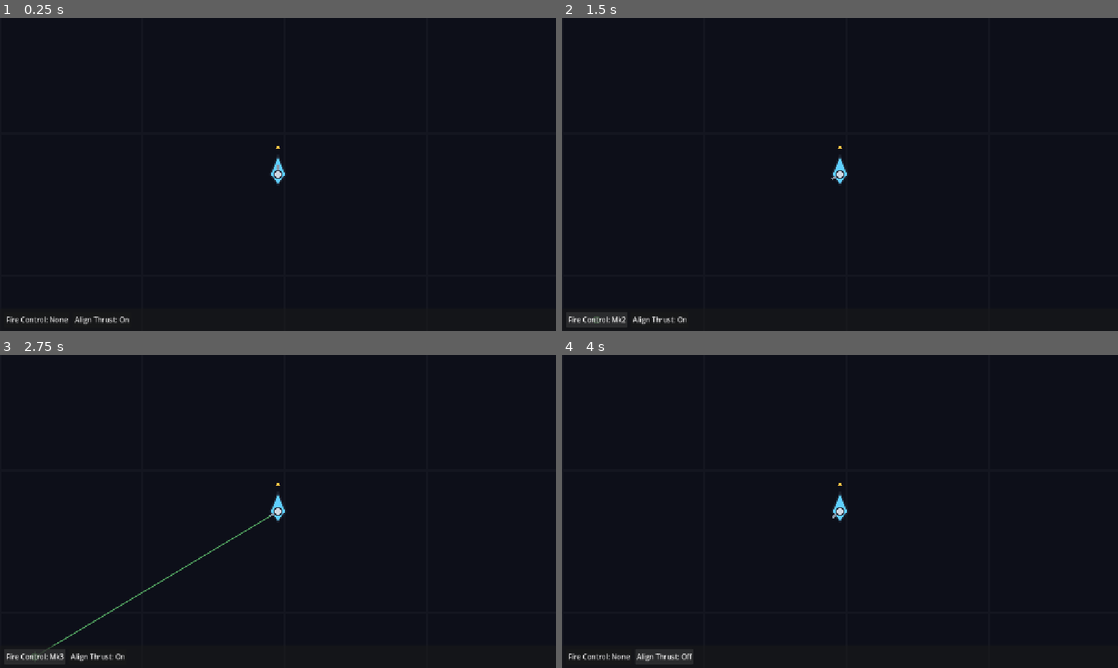
Above: before the commit, frames 1-4 (two rows, left to right).
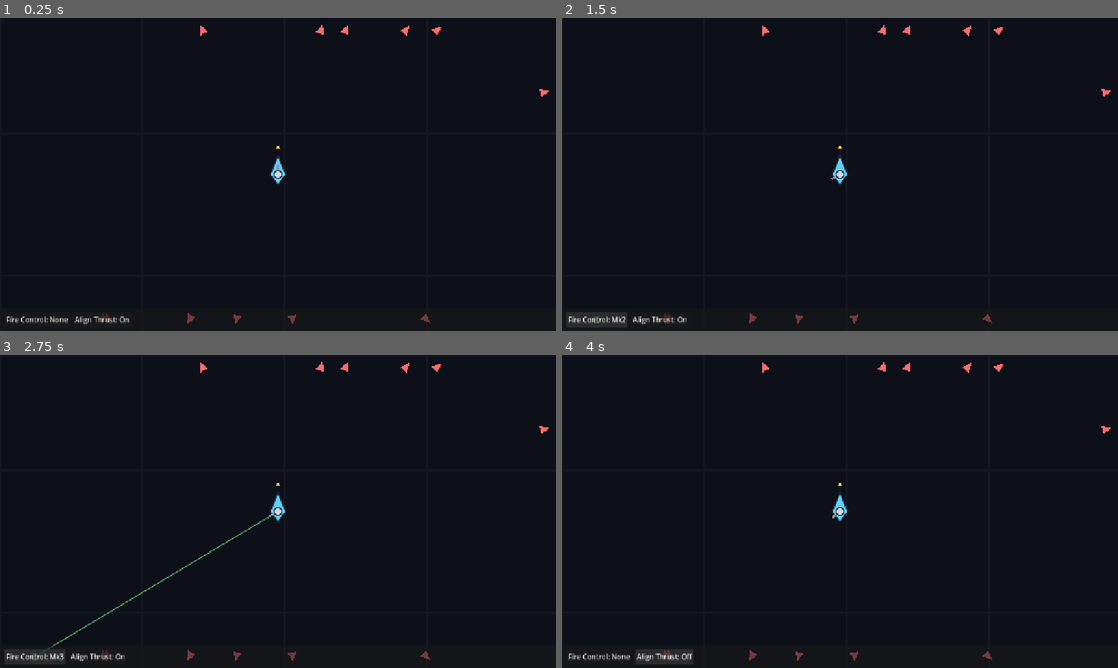
Above: after the commit, the same moments.

Repository: psyinf/seeker
Game: Godot game, scene res://scenes/main/main.tscn
Same seed, same stepped clock (60 frames per second), same inputs: the game is played once before the commit and once after it.
Inputs:
- Up to frame 1 (0.25 s): no input
- Up to frame 2 (1.5 s): click "Fire Control: None" at 0.5 s; click "Fire Control: Mk1" at 1.25 s
- Up to frame 3 (2.75 s): click "Fire Control: Mk2" at 2 s
- Up to frame 4 (4 s): click "Fire Control: Mk3" at 2.75 s; click "Align Thrust: On" at 3.5 s

The runs differ from the first frame. In frame 1, 0.3% of the frame differs, in the area x 17-99%, y 2-98%; in frame 2, 0.3%; in frame 3, 0.3%; in frame 4, 0.3%.

Commit message:
feat(hud): edge markers for off-screen targets
Add a first-class edge-marker system: EdgeMarker (styleable triangle primitive with a Shape enum) and EdgeMarkerLayer (CanvasLayer overlay that tracks a node group and pins pooled markers to the viewport border pointing at off-screen targets). Targets join the 'targets' group; the tactical combat scene gets an EdgeMarkers node.

Diff:
--- a/scenes/combat/target.tscn
+++ b/scenes/combat/target.tscn
@@ -5,7 +5,7 @@
 [sub_resource type="CircleShape2D" id="CircleShape2D_target"]
 radius = 16.0
 
-[node name="Target" type="Area2D"]
+[node name="Target" type="Area2D" groups=["targets"]]
 collision_layer = 4
 collision_mask = 0
 monitoring = false
--- /dev/null
+++ b/scenes/main/edge_marker.gd
@@ -0,0 +1,46 @@
+class_name EdgeMarker
+extends Node2D
+## A single directional marker drawn at the screen border to point at something
+## off-screen. It is the reusable visual primitive of the edge-marker system:
+## style it with `color`/`marker_size`, pick a `shape`, and rotate it so its tip
+## points outward (it draws pointing along local +X). More shapes get added to
+## `Shape` as new marker kinds appear — callers stay unchanged.
+
+## The silhouette this marker draws. Triangle is the only one for now; add new
+## entries here (and a branch in `_draw`) for future marker kinds.
+enum Shape { TRIANGLE }
+
+## Which silhouette to draw.
+@export var shape: Shape = Shape.TRIANGLE:
+	set(value):
+		shape = value
+		queue_redraw()
+
+## Fill color of the marker.
+@export var color: Color = Color("ff6b6b"):
+	set(value):
+		color = value
+		queue_redraw()
+
+## Half-extent of the marker in pixels (tip distance from its origin).
+@export var marker_size: float = 14.0:
+	set(value):
+		marker_size = value
+		queue_redraw()
+
+
+func _draw() -> void:
+	match shape:
+		Shape.TRIANGLE:
+			_draw_triangle()
+
+
+func _draw_triangle() -> void:
+	var s := marker_size
+	# Apex points along +X so rotating the node aims the marker outward.
+	var points := PackedVector2Array([
+		Vector2(s, 0.0),
+		Vector2(-s * 0.6, -s * 0.7),
+		Vector2(-s * 0.6, s * 0.7),
+	])
+	draw_colored_polygon(points, color)
--- /dev/null
+++ b/scenes/main/edge_marker_layer.gd
@@ -0,0 +1,92 @@
+class_name EdgeMarkerLayer
+extends CanvasLayer
+## Screen-space overlay that pins directional markers to the viewport border,
+## one per off-screen node in a tracked group, pointing where that node lies.
+##
+## This is the entry point of the edge-marker system: it reads the world (via a
+## group, so it stays decoupled from whoever spawns the tracked nodes), converts
+## each node to screen space through the camera, and drives a pool of reusable
+## `EdgeMarker` primitives. To visualize another kind of thing, drop in a second
+## layer pointed at a different group/color — no code changes needed.
+
+## Nodes in this group get an edge marker while off-screen. Empty tracks nothing.
+@export var target_group: StringName = &"targets"
+## Fill color applied to every marker this layer spawns.
+@export var marker_color: Color = Color("ff6b6b")
+## Silhouette every marker this layer spawns uses.
+@export var marker_shape: EdgeMarker.Shape = EdgeMarker.Shape.TRIANGLE
+## Size passed to each marker, in pixels.
+@export var marker_size: float = 14.0
+## Inset from the viewport edge, in pixels, so markers are not clipped.
+@export var margin: float = 28.0
+## Only mark nodes within this world distance from the view center; 0 disables
+## the range check and marks every off-screen node in the group.
+@export var max_distance: float = 2200.0
+
+## Reused marker nodes; grown on demand, hidden when not needed this frame.
+var _pool: Array[EdgeMarker] = []
+
+
+func _process(_delta: float) -> void:
+	var tree := get_tree()
+	if tree == null:
+		_hide_from(0)
+		return
+	var nodes := tree.get_nodes_in_group(target_group)
+	var viewport := get_viewport()
+	var view_size := viewport.get_visible_rect().size
+	var to_screen := viewport.get_canvas_transform()
+	# Screen center in world space is the inverse-mapped center of the viewport.
+	var view_center := to_screen.affine_inverse() * (view_size * 0.5)
+	var half := view_size * 0.5 - Vector2(margin, margin)
+	var used := 0
+	for node in nodes:
+		var node_2d := node as Node2D
+		if node_2d == null or not node_2d.is_inside_tree():
+			continue
+		var world_pos := node_2d.global_position
+		if max_distance > 0.0 and world_pos.distance_to(view_center) > max_distance:
+			continue
+		var screen_pos := to_screen * world_pos
+		# On-screen nodes speak for themselves; only mark ones past the edge.
+		if Rect2(Vector2.ZERO, view_size).has_point(screen_pos):
+			continue
+		var offset := screen_pos - view_size * 0.5
+		if offset == Vector2.ZERO:
+			continue
+		var marker := _marker_at(used)
+		marker.position = view_size * 0.5 + _clamp_to_border(offset, half)
+		marker.rotation = offset.angle()
+		marker.visible = true
+		used += 1
+	_hide_from(used)
+
+
+## Scales `offset` so it lands on the inner border rectangle of half-size `half`
+## (the nearest edge along its own direction), keeping the marker on-screen.
+func _clamp_to_border(offset: Vector2, half: Vector2) -> Vector2:
+	var scale := INF
+	if not is_zero_approx(offset.x):
+		scale = minf(scale, half.x / absf(offset.x))
+	if not is_zero_approx(offset.y):
+		scale = minf(scale, half.y / absf(offset.y))
+	return offset * scale
+
+
+## Returns the pooled marker at `index`, creating and styling it on first use.
+func _marker_at(index: int) -> EdgeMarker:
+	while index >= _pool.size():
+		var marker := EdgeMarker.new()
+		add_child(marker)
+		_pool.append(marker)
+	var m := _pool[index]
+	m.color = marker_color
+	m.shape = marker_shape
+	m.marker_size = marker_size
+	return m
+
+
+## Hides pooled markers from `index` onward (unused this frame).
+func _hide_from(index: int) -> void:
+	for i in range(index, _pool.size()):
+		_pool[i].visible = false
--- a/scenes/modes/tactical_combat/tactical_combat.tscn
+++ b/scenes/modes/tactical_combat/tactical_combat.tscn
@@ -1,7 +1,8 @@
-[gd_scene load_steps=9 format=3]
+[gd_scene load_steps=10 format=3]
 
 [ext_resource type="PackedScene" path="res://scenes/ship/ship.tscn" id="1_ship"]
 [ext_resource type="Script" path="res://scenes/modes/tactical_combat/tactical_combat.gd" id="2_tc"]
+[ext_resource type="Script" path="res://scenes/main/edge_marker_layer.gd" id="9_markers"]
 [ext_resource type="PackedScene" path="res://scenes/main/flight_indicators.tscn" id="3_indic"]
 [ext_resource type="PackedScene" path="res://scenes/main/space_grid.tscn" id="4_grid"]
 [ext_resource type="PackedScene" path="res://scenes/ui/command_bar.tscn" id="5_cmd"]
@@ -31,6 +32,9 @@
 [node name="FlightIndicators" parent="." instance=ExtResource("3_indic")]
 ship_path = NodePath("../Ship")
 
+[node name="EdgeMarkers" type="CanvasLayer" parent="."]
+script = ExtResource("9_markers")
+
 [node name="CommandBar" parent="." instance=ExtResource("5_cmd")]
 
 [node name="ContextMenu" parent="." instance=ExtResource("6_menu")]
Not shown, added: scenes/main/edge_marker.gd.uid
Not shown, added: scenes/main/edge_marker_layer.gd.uid
Not shown, changed: docs/architecture.md
Not shown, changed: docs/devlog.md
